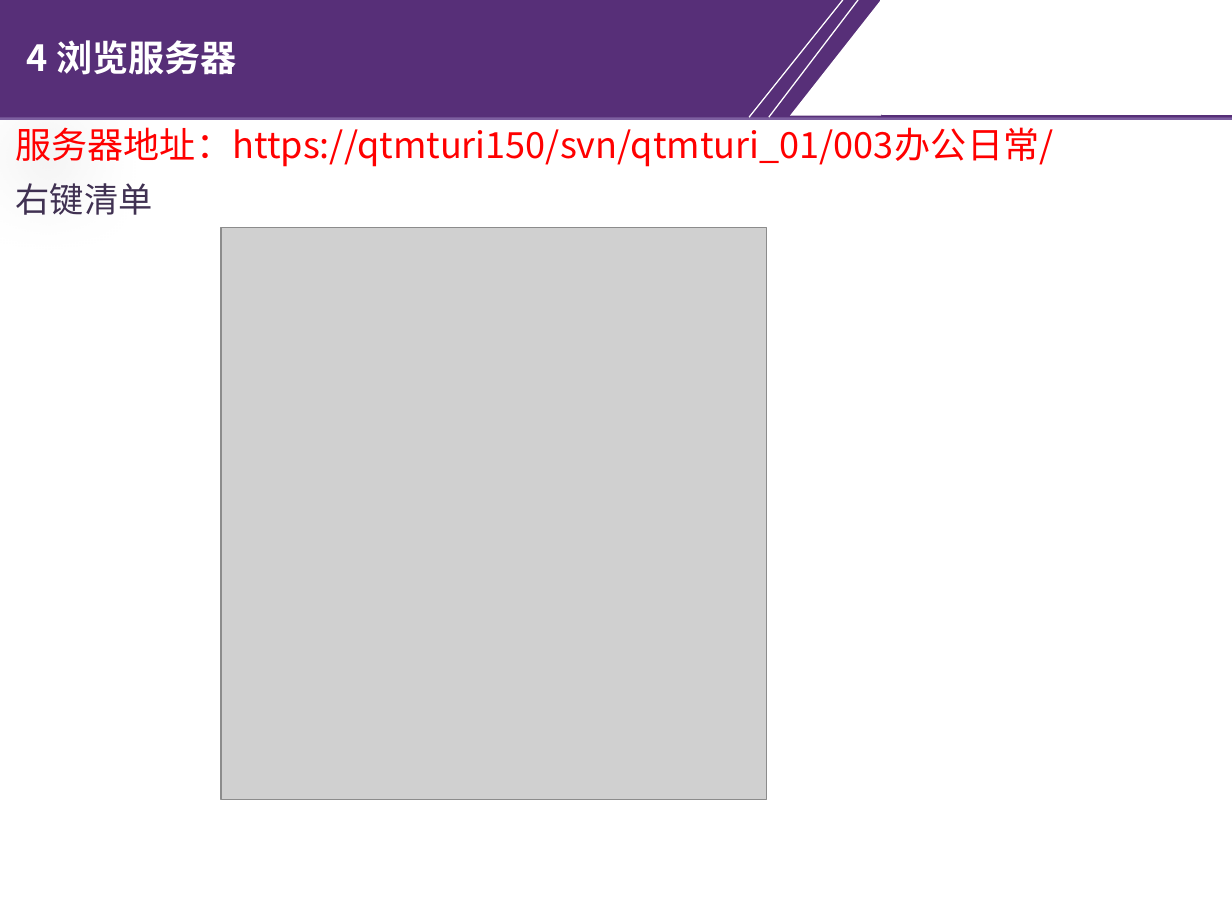
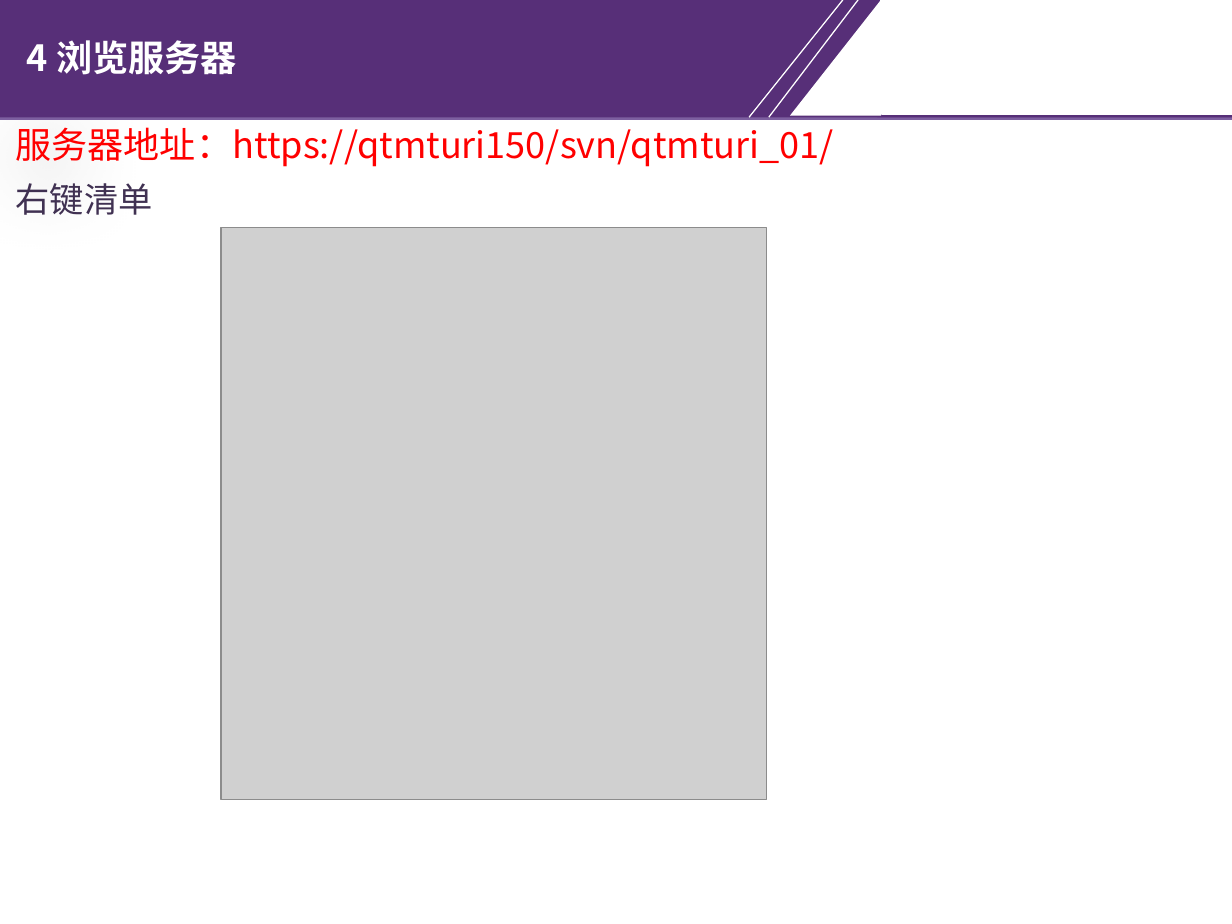
Before and after one commit to chrgu000/JuXin, a slide deck: slide 17 of Original/Files/天河制造/SVN培训PPT-20180423_v1.5.pptx. Drawn at 1232x924 pixels with LibreOffice and Linux fonts; fonts in the diff are those of the drawing; grey boxes stand for pictures; background and template pictures are left out. Boxes give left, top, right and bottom in pixels: in the first picture for what was removed or moved away, otherwise in the second. Text is boxed around its words. In the diff, an @@ line names an element or a change of style, - is before the commit and + after.

```diff
--- a/Original/Files/天河制造/SVN培训PPT-20180423_v1.5.pptx
+++ b/Original/Files/天河制造/SVN培训PPT-20180423_v1.5.pptx
@@ text at <box>16,127,834,167</box>: text changed @@
-服务器地址：https://qtmturi150/svn/qtmturi_01/003办公日常/
+服务器地址：https://qtmturi150/svn/qtmturi_01/
```
Also in this commit, not shown: 3 other slides changed, 24 other files.
